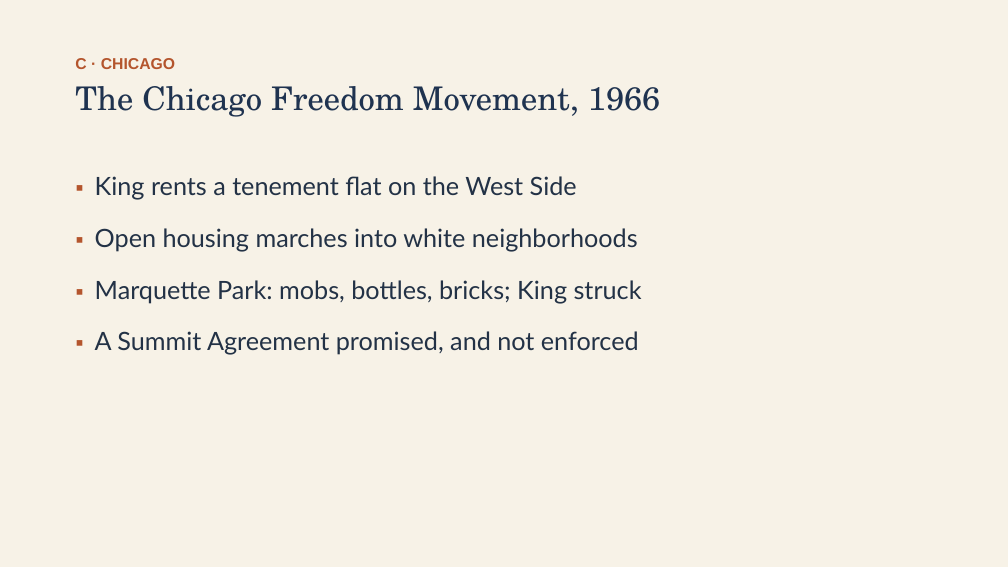
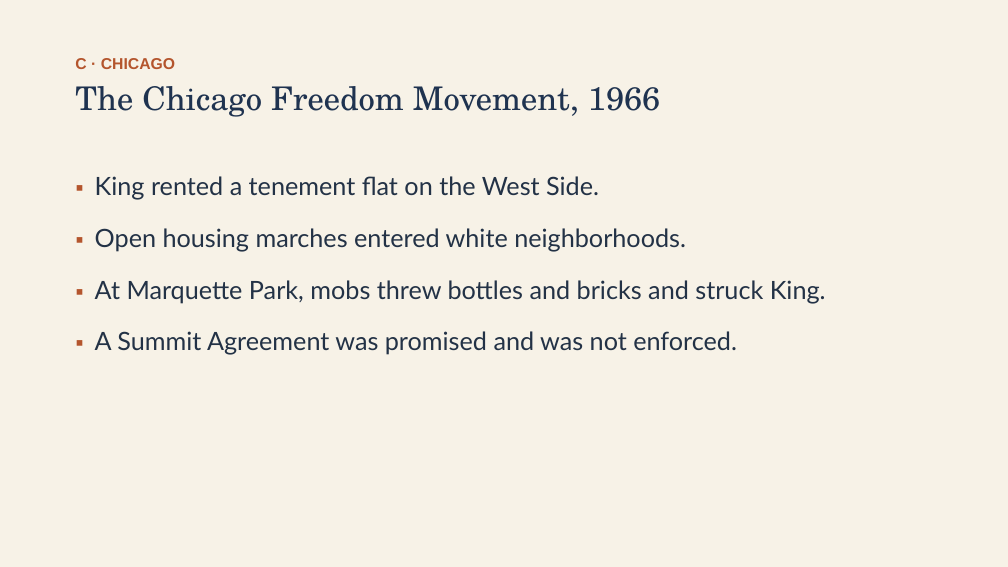
Before and after one commit to ab17gthb/humanities-curriculum-group, a slide deck: slide 11 of civil-rights/lesson-07/lesson-07-slides.pptx. Drawn at 1008x567 pixels with LibreOffice and Linux fonts; fonts in the diff are those of the drawing. Boxes give left, top, right and bottom in pixels: in the first picture for what was removed or moved away, otherwise in the second. Text is boxed around its words. In the diff, an @@ line names an element or a change of style, - is before the commit and + after.

```diff
--- a/civil-rights/lesson-07/lesson-07-slides.pptx
+++ b/civil-rights/lesson-07/lesson-07-slides.pptx
@@ text at [95,176,826,355]: text changed @@
-▪ King rents a tenement flat on the West Side
-▪ Open housing marches into white neighborhoods
-▪ Marquette Park: mobs, bottles, bricks; King struck
-▪ A Summit Agreement promised, and not enforced
+▪ King rented a tenement flat on the West Side.
+▪ Open housing marches entered white neighborhoods.
+▪ At Marquette Park, mobs threw bottles and bricks and struck King.
+▪ A Summit Agreement was promised and was not enforced.
```
Also in this commit, not shown: 9 other slides changed, 6 other files.
